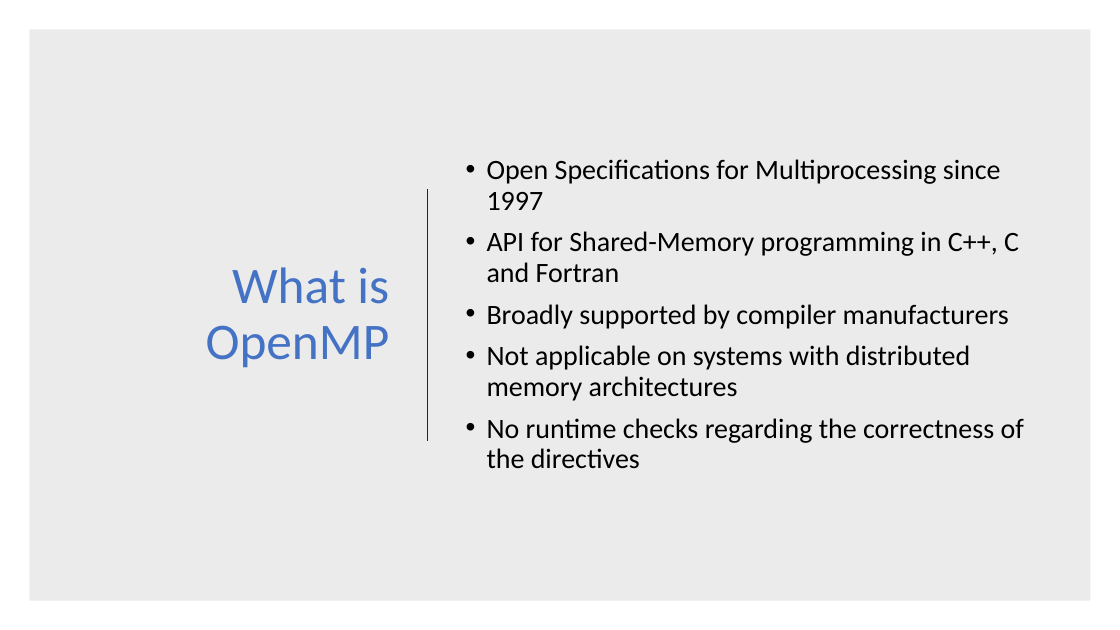
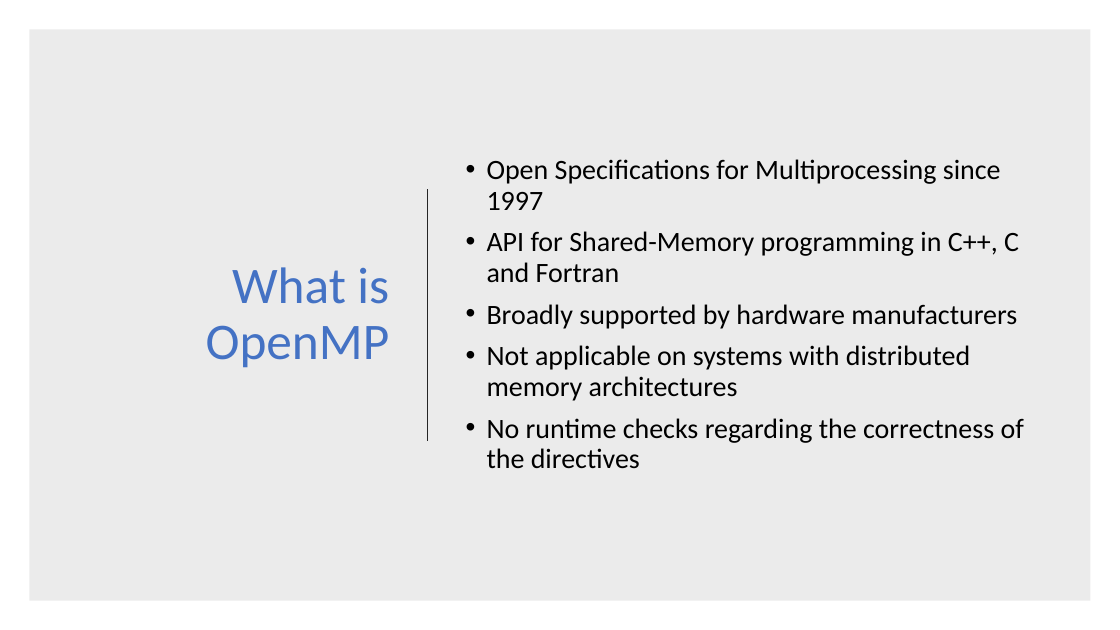
Before and after one commit to dyeske61283/ASE_OpenMP, a slide deck: slide 6 of OpenMP_Folien.pptx. Drawn at 1120x630 pixels with LibreOffice and Linux fonts; fonts in the diff are those of the drawing. Boxes give left, top, right and bottom in pixels: in the first picture for what was removed or moved away, otherwise in the second. Text is boxed around its words. In the diff, an @@ line names an element or a change of style, - is before the commit and + after.

```diff
--- a/OpenMP_Folien.pptx
+++ b/OpenMP_Folien.pptx
@@ text at bbox=[487, 304, 1017, 329]: text changed @@
-• Broadly supported by compiler manufacturers
+• Broadly supported by hardware manufacturers
```
Also in this commit, not shown: 2 other slides changed.
